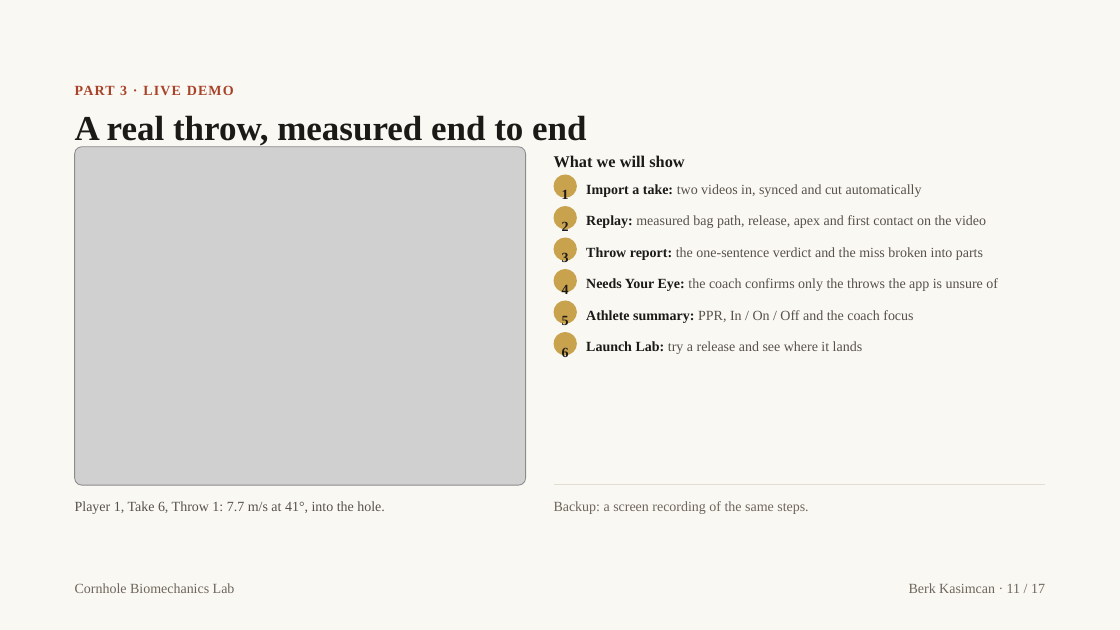
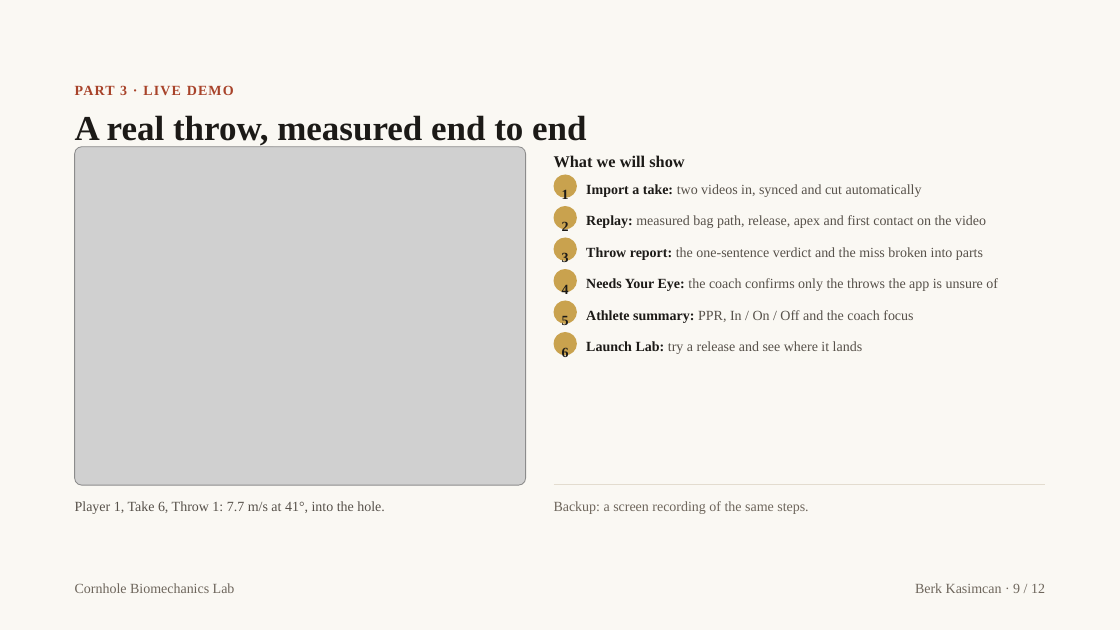
Before and after one commit to Berkonas/CornHoleBiomech, a slide deck: slide 9 of docs/presentation/Cornhole Biomechanics Lab - Final.pptx (slide 11 before the commit). Drawn at 1120x630 pixels with LibreOffice and Linux fonts; fonts in the diff are those of the drawing; grey boxes stand for pictures. Boxes give left, top, right and bottom in pixels: in the first picture for what was removed or moved away, otherwise in the second. Text is boxed around its words. In the diff, an @@ line names an element or a change of style, - is before the commit and + after.

```diff
--- a/docs/presentation/Cornhole Biomechanics Lab - Final.pptx
+++ b/docs/presentation/Cornhole Biomechanics Lab - Final.pptx
@@ text at (915, 583, 1045, 593): text changed @@
-Berk Kasimcan · 11 / 17
+Berk Kasimcan · 9 / 12
```
Also in this commit, not shown: 15 other slides changed, 3 slides added, 14 other files.
